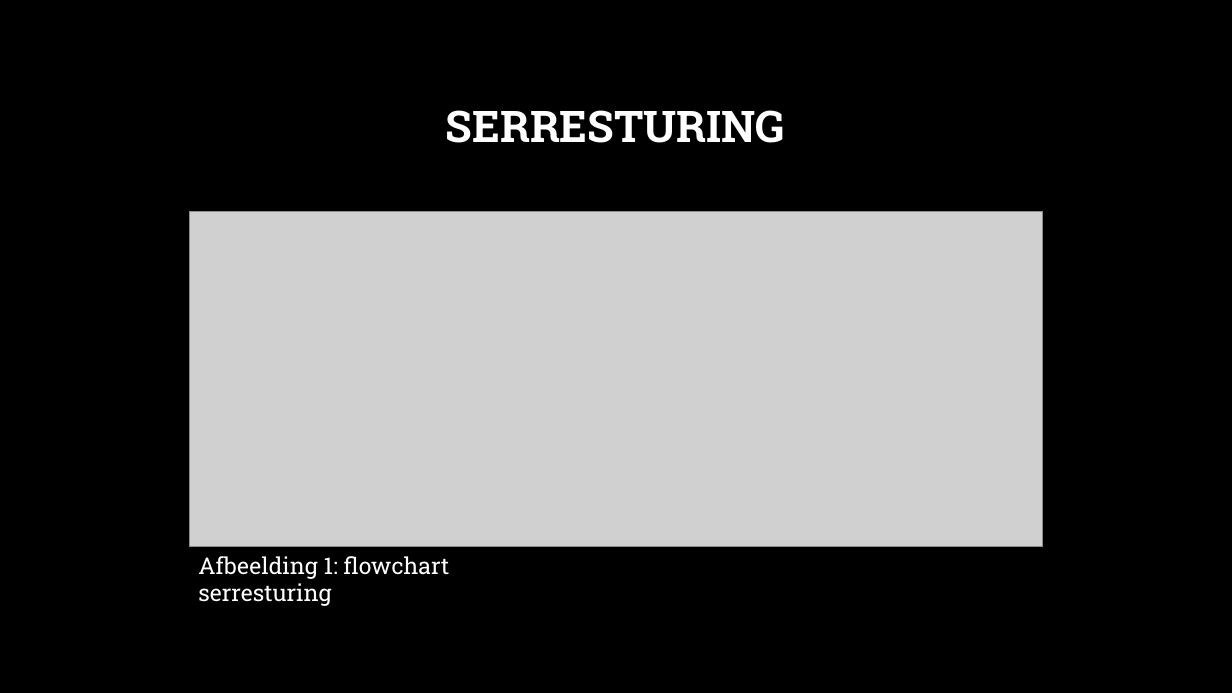
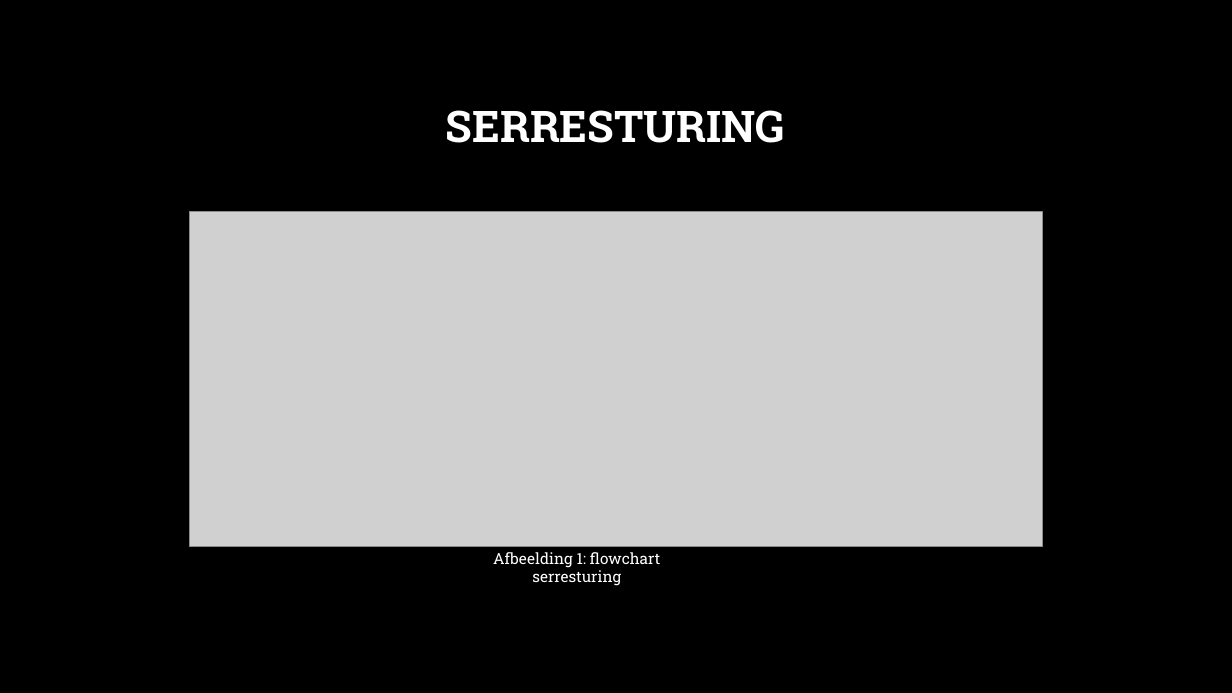
Before and after one commit to Koffiejoe/IA-EnOcean, a slide deck: slide 3 of Presentaties/1Projectvoorstel/Projectvoorstel.pptx. Drawn at 1232x693 pixels with LibreOffice and Linux fonts; fonts in the diff are those of the drawing; grey boxes stand for pictures; background and template pictures are left out. Boxes give left, top, right and bottom in pixels: in the first picture for what was removed or moved away, otherwise in the second. Text is boxed around its words. In the diff, an @@ line names an element or a change of style, - is before the commit and + after.

Commit message:
edit

```diff
--- a/Presentaties/1Projectvoorstel/Projectvoorstel.pptx
+++ b/Presentaties/1Projectvoorstel/Projectvoorstel.pptx
@@ text "Afbeelding 1: flowchart serresturing": place and size @@
-text "Afbeelding 1: flowchart serresturing" at [198,556,450,606]
+text "Afbeelding 1: flowchart serresturing" at [493,552,660,586]
@@ text "Afbeelding 1: flowchart serresturing" at [493,552,660,586]: size 18 to 12 pt; alignment left to centre @@
```
Also in this commit, not shown: 2 other slides changed.
